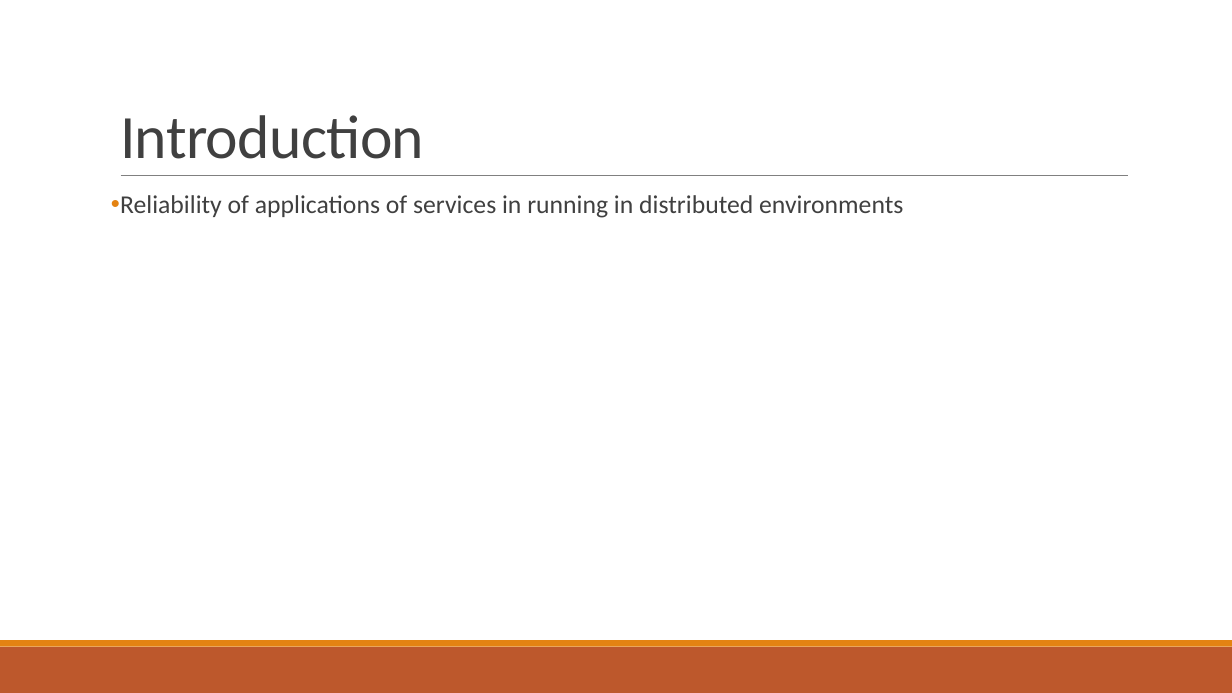
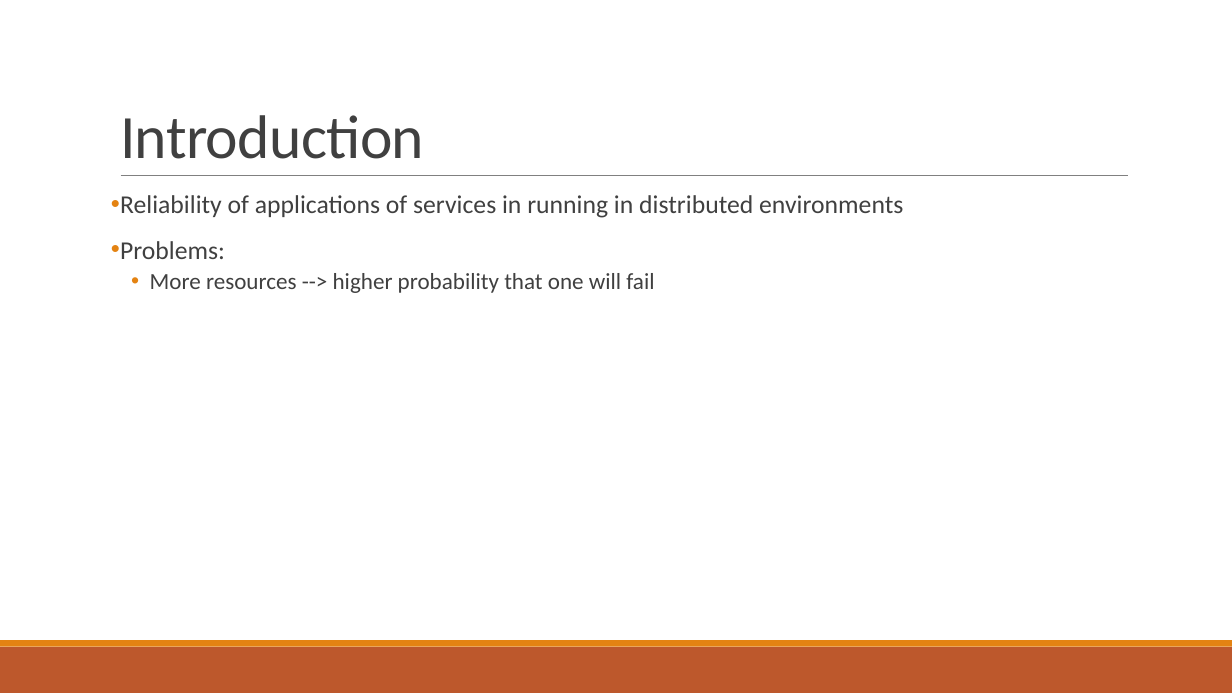
Before and after one commit to PStahl/master_thesis, a slide deck: slide 3 of presentation/presentation.pptx. Drawn at 1232x693 pixels with LibreOffice and Linux fonts; fonts in the diff are those of the drawing. Boxes give left, top, right and bottom in pixels: in the first picture for what was removed or moved away, otherwise in the second. Text is boxed around its words. In the diff, an @@ line names an element or a change of style, - is before the commit and + after.

```diff
--- a/presentation/presentation.pptx
+++ b/presentation/presentation.pptx
@@ text at [120, 241, 654, 293]: paragraphs added @@
+• Problems:
+  • More resources --> higher probability that one will fail
```
Also in this commit, not shown: 8 other slides changed, 11 slides added, 2 slides removed.
